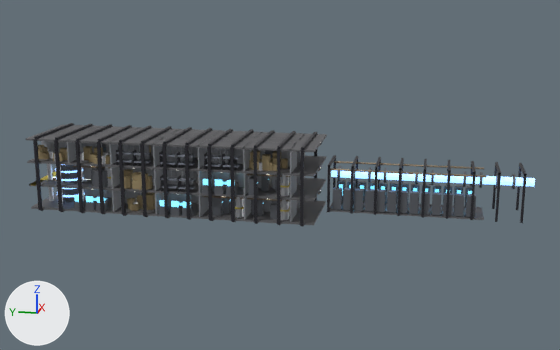
The glTF model assets/ion_frigate_interior.glb: old version first, new version second.
Camera for both pictures: a camera (50 mm lens) standing at (-98.7, -17.3, 25.0) and looking at (0.1, 2.5, 0.3). Lighting does not change. The marker at lower left points along +X, +Y and +Z. The first picture is the older version. Vertices at exactly the same position are counted once.

Objects in the first picture: 'interior'.
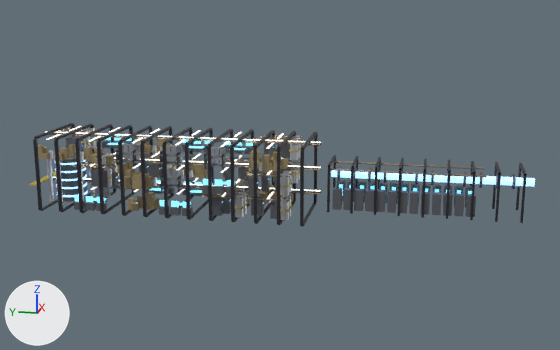
Pixel boxes (x1, y1, x2, y2) of what changed, in the pictures (560 x 350 px):
```json
{"object": "interior", "change": "reshaped", "before": [25, 123, 535, 226], "after": [29, 123, 535, 226]}
{"part": 1, "of": "me_mesh_0", "change": "deleted", "before": [25, 125, 484, 226]}
{"part": 2, "of": "me_mesh_0", "change": "cut back", "before": [29, 176, 326, 201]}
```

Edits to the scene script, one JSON object a line:
```json
{"block": "me_mesh_0", "where": "# used by ob_interior; location = (0.0, 0.0, 0.0)"}
{"op": "remove", "block": "me_mesh_0", "code": "me_mesh_0.from_pydata(...)  # 7021 vertices, 11676 faces; spans x -5.8..5.8, y -30.0..36.0, z -4.9..5.3"}
{"op": "remove", "block": "me_mesh_0", "code": "me_mesh_0.materials.append(mat_deck)  # grey #737376"}
{"op": "add", "block": "me_mesh_0", "code": "me_mesh_0.from_pydata(...)  # 6179 vertices, 10056 faces; spans x -5.8..5.8, y -30.0..36.0, z -4.9..5.3"}
{"block": "me_mesh_0", "change": "me_mesh_0 part 1: 42 loose pieces with 824 vertices, spanning x -5.4..5.4, y -24.0..36.0, z -4.8..5.0, are deleted"}
{"block": "me_mesh_0", "change": "me_mesh_0 part 2"}
{"block": "me_mesh_0", "change": "18 vertices are removed from x -5.4..5.4, y -3.0..36.0, z -1.5..-1.3"}
{"block": "me_mesh_0", "change": "43 faces are deleted"}
{"block": "me_mesh_0", "change": "2 vertices move within x -5.4..5.4, y 36.0, z -1.5"}
{"block": "me_mesh_0", "change": "7 new faces join them, mat_warn (yellow #c4ad3f)"}
```
